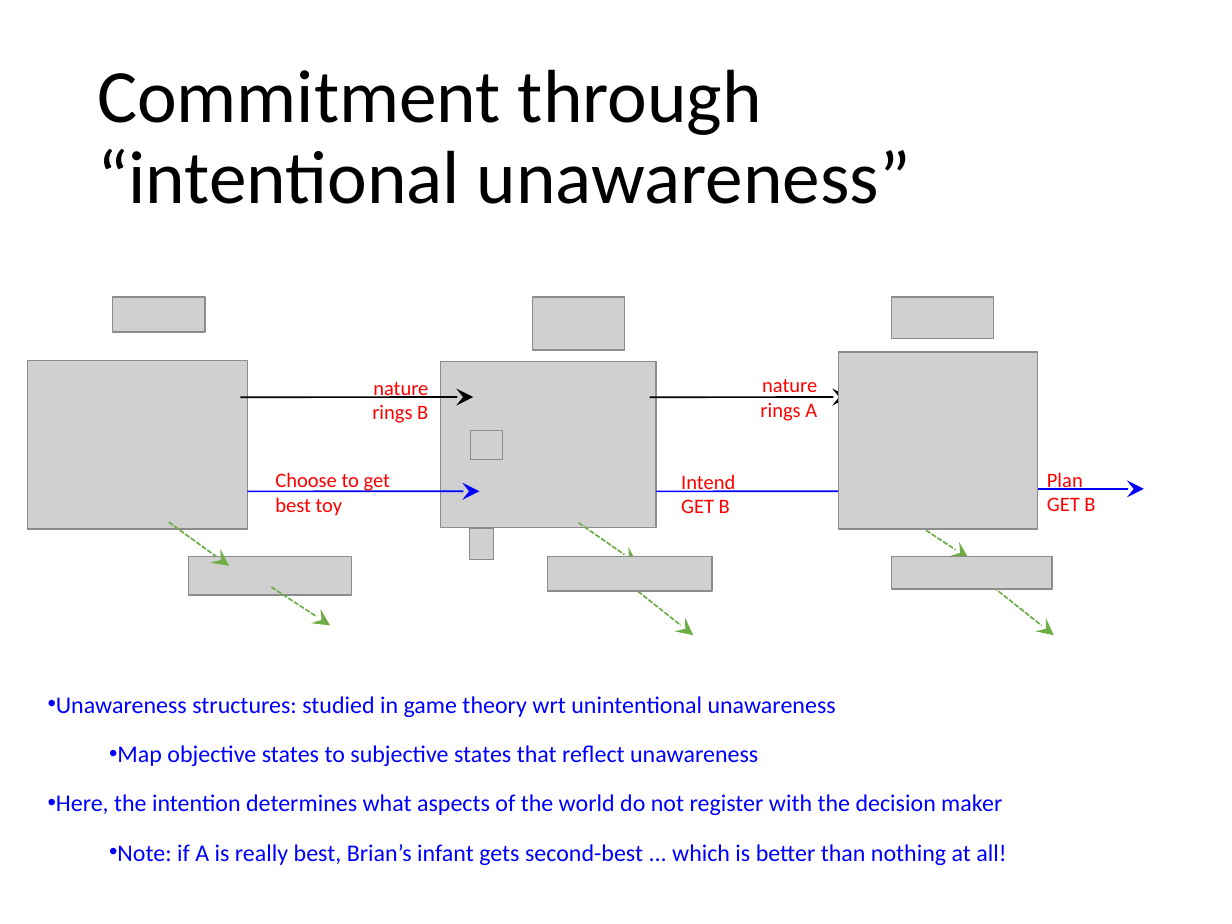
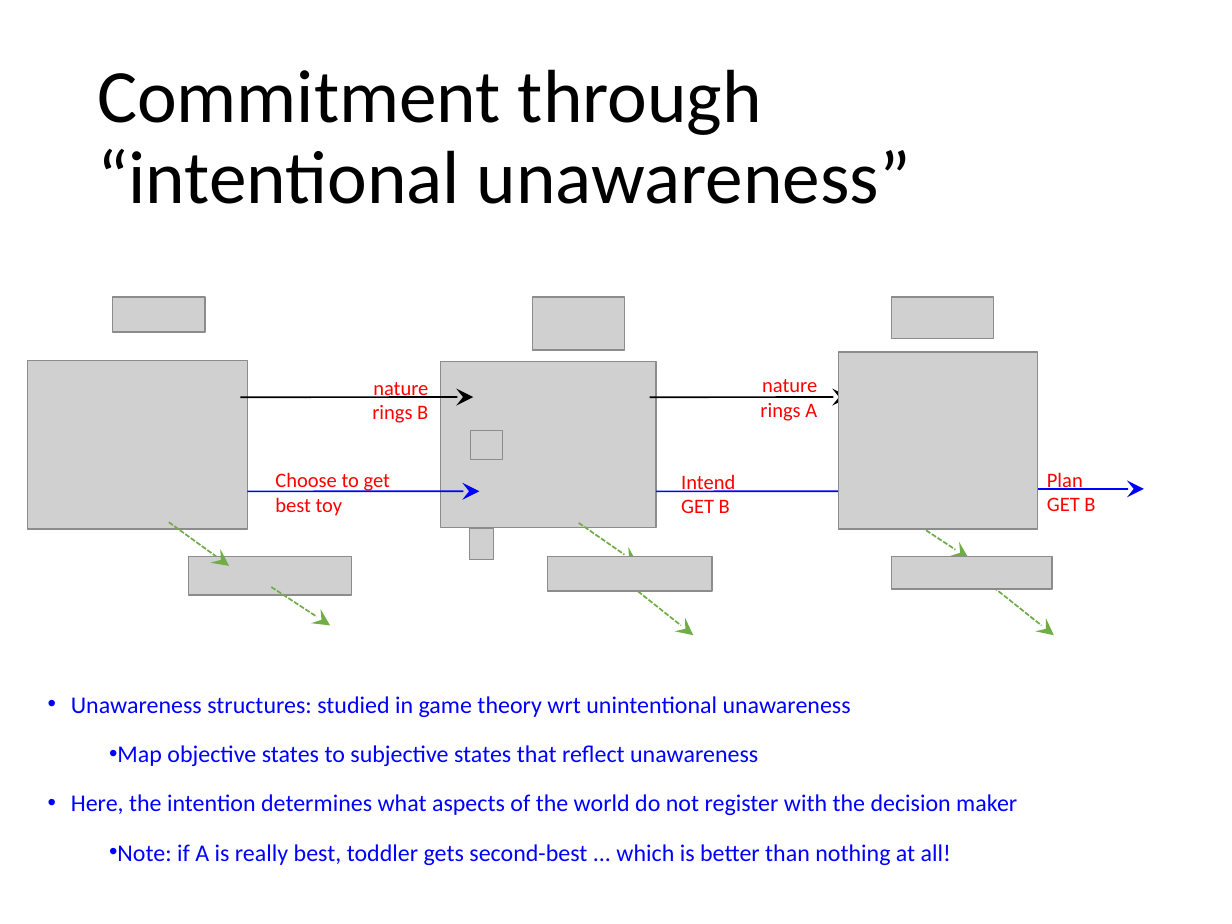
Before and after one commit to mdryall/Epstein-Ryall-Project-1, a slide deck: slide 15 of Preso_Mats/Game theory and intentions for SO2021 2.pptx (slide 17 before the commit). Drawn at 1232x924 pixels with LibreOffice and Linux fonts; fonts in the diff are those of the drawing; grey boxes stand for pictures; background and template pictures are left out. Boxes give left, top, right and bottom in pixels: in the first picture for what was removed or moved away, otherwise in the second. Text is boxed around its words. In the diff, an @@ line names an element or a change of style, - is before the commit and + after.

```diff
--- a/Preso_Mats/Game theory and intentions for SO2021 2.pptx
+++ b/Preso_Mats/Game theory and intentions for SO2021 2.pptx
@@ text at (x1=71, y1=696, x2=1017, y2=815): indent changed @@
@@ text at (x1=117, y1=844, x2=951, y2=865): text changed @@
-  • Note: if A is really best, Brian’s infant gets second-best ... which is better than nothing at all!
+  • Note: if A is really best, toddler gets second-best ... which is better than nothing at all!
```
Also in this commit, not shown: 9 other slides changed, 2 slides removed.
